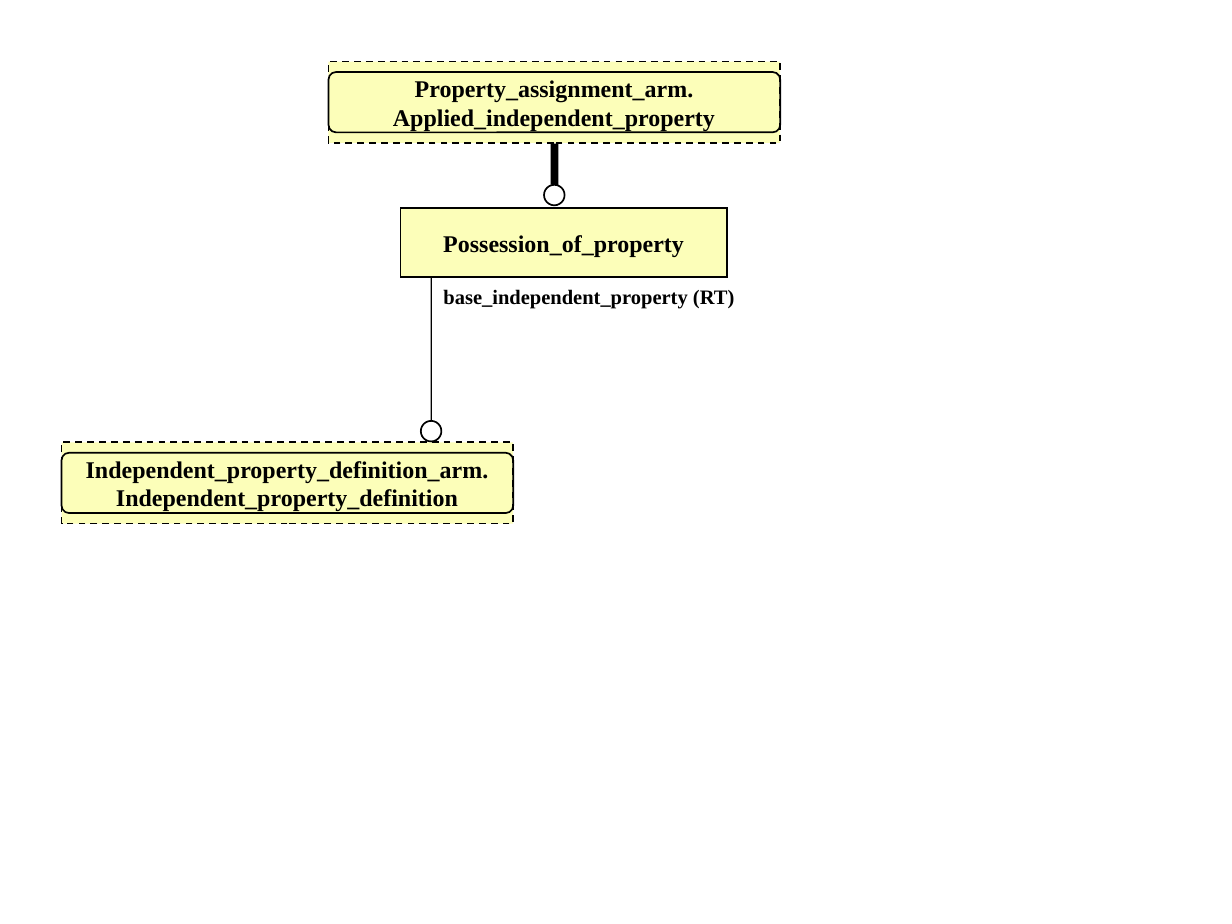
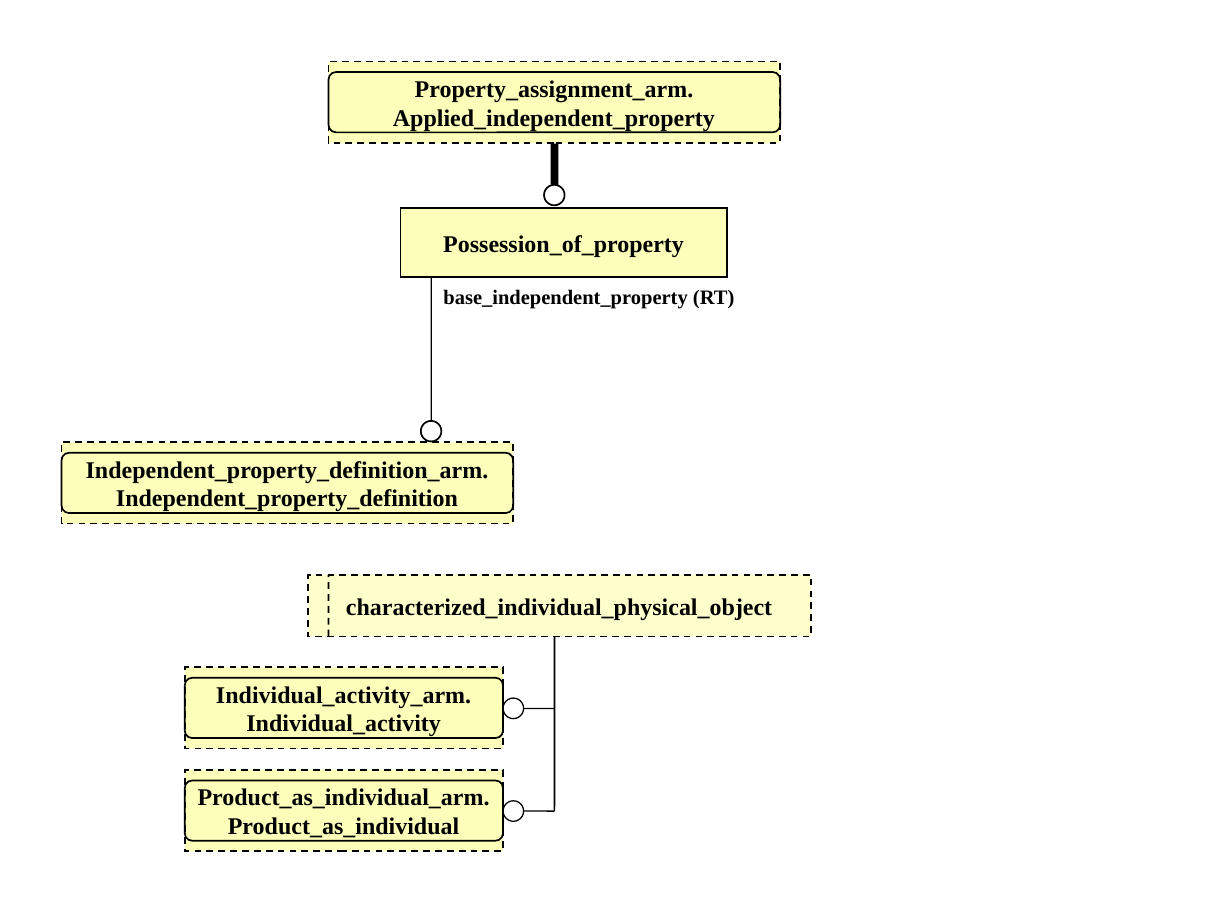
Before and after one commit to starseeker/stepmod_mirror, a slide deck: slide 2 of data/modules/possession_of_property/possession_of_property.ppt. Drawn at 1232x924 pixels with LibreOffice and Linux fonts; fonts in the diff are those of the drawing. Boxes give left, top, right and bottom in pixels: in the first picture for what was removed or moved away, otherwise in the second. Text is boxed around its words. In the diff, an @@ line names an element or a change of style, - is before the commit and + after.

```diff
--- a/data/modules/possession_of_property/possession_of_property.ppt
+++ b/data/modules/possession_of_property/possession_of_property.ppt
@@ rectangle added at <box>308,575,811,637</box>, fill #FFFFCC, outline #000000 0.99 pt dashed, 14 pt, text #000000, bold @@
+characterized_individual_physical_object
@@ line added from (329, 637) to (329, 575), #000000 0.99 pt dashed @@
@@ line added from (554, 811) to (554, 637), #000000 0.99 pt @@
@@ rectangle added at <box>185,668,503,749</box>, fill #FCFEB9, outline #000000 0.99 pt dashed, 14 pt, text #000000, bold @@
+Individual_activity_arm.
+Individual_activity
@@ rounded rectangle added at <box>185,678,503,738</box>, outline #000000 0.99 pt @@
@@ ellipse added at <box>503,699,524,719</box>, fill #FFFFFF, outline #000000 0.74 pt @@
@@ line added from (524, 708) to (554, 708), #000000 0.74 pt @@
@@ rectangle added at <box>185,770,503,851</box>, fill #FCFEB9, outline #000000 0.99 pt dashed, 14 pt, text #000000, bold @@
+Product_as_individual_arm.
+Product_as_individual
@@ rounded rectangle added at <box>185,781,503,841</box>, outline #000000 0.99 pt @@
@@ ellipse added at <box>503,801,524,822</box>, fill #FFFFFF, outline #000000 0.74 pt @@
@@ line added from (524, 811) to (554, 811), #000000 0.74 pt @@
```
Also in this commit, not shown: 17 other files.
